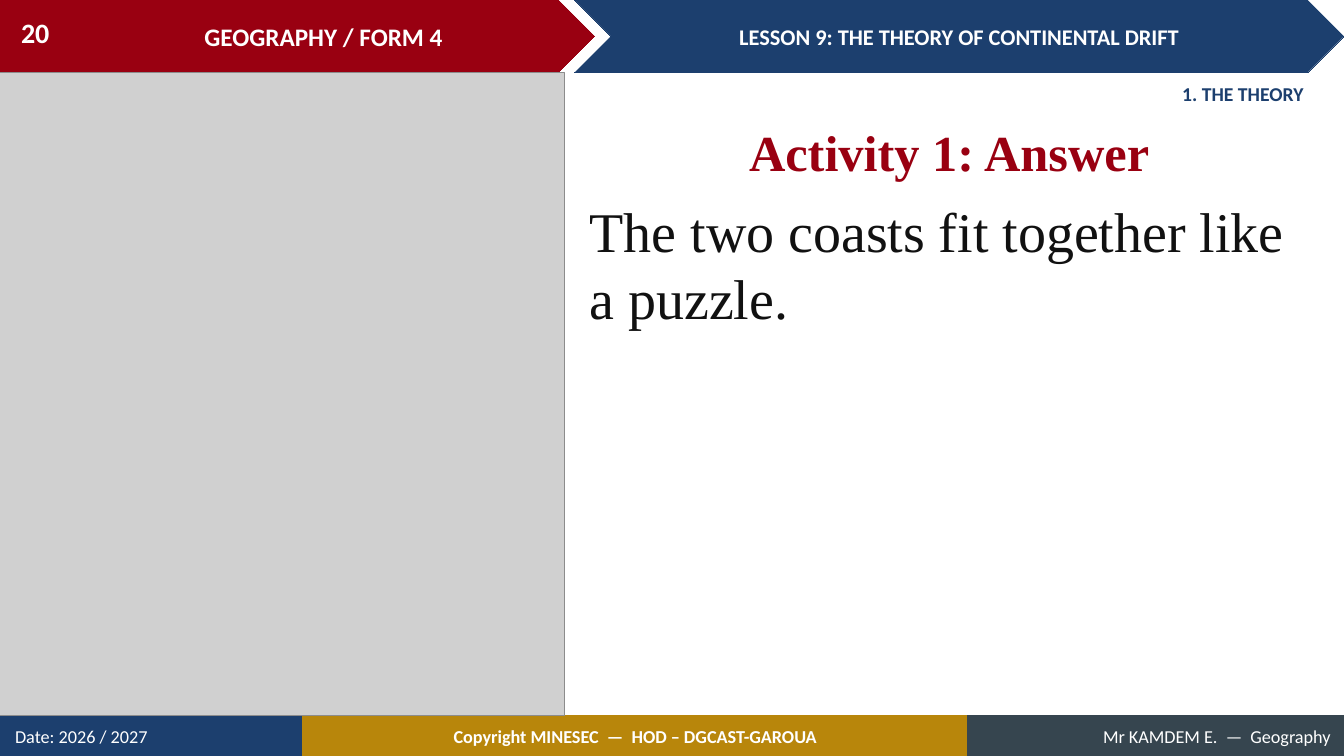
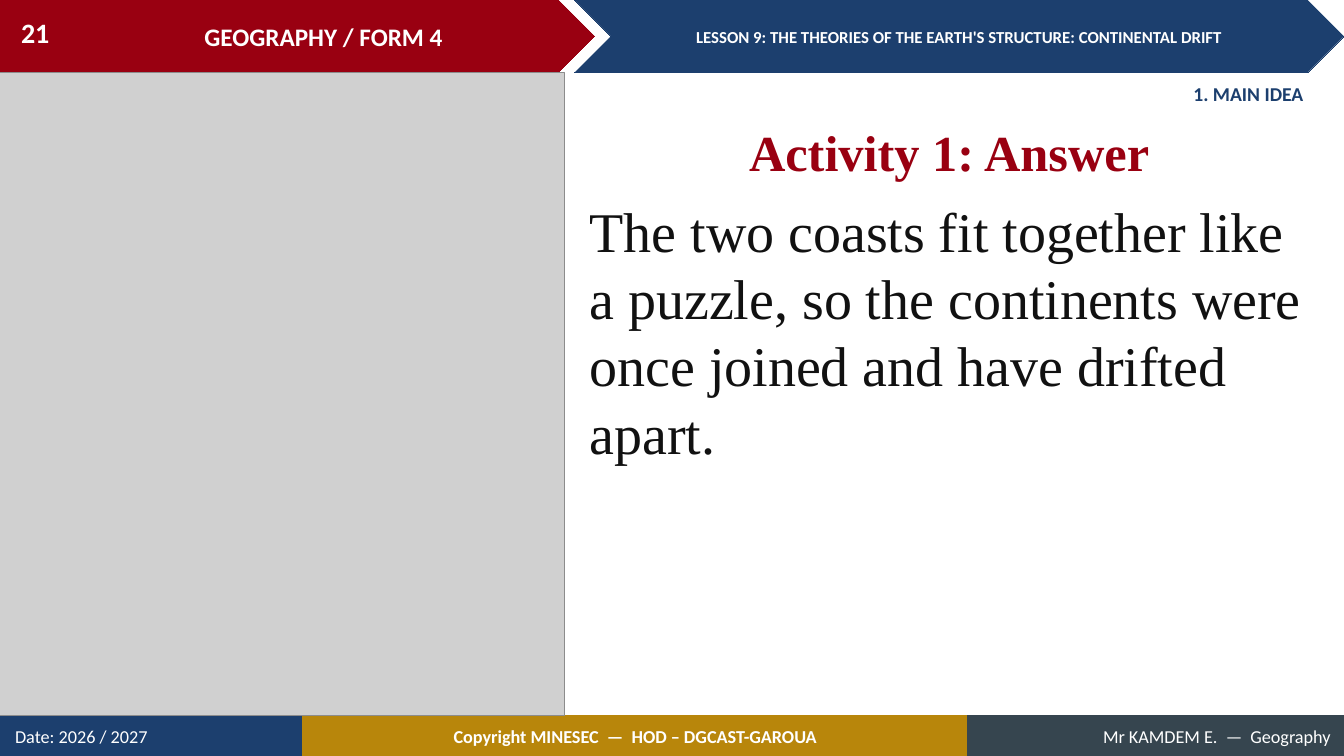
Before and after one commit to Berthautk/linea-github, a slide deck: slide 21 of lecons/F3/12_FORM4_LESSON09_Continental_Drift.pptx (slide 20 before the commit). Drawn at 1344x756 pixels with LibreOffice and Linux fonts; fonts in the diff are those of the drawing; grey boxes stand for pictures. Boxes give left, top, right and bottom in pixels: in the first picture for what was removed or moved away, otherwise in the second. Text is boxed around its words. In the diff, an @@ line names an element or a change of style, - is before the commit and + after.

```diff
--- a/lecons/F3/12_FORM4_LESSON09_Continental_Drift.pptx
+++ b/lecons/F3/12_FORM4_LESSON09_Continental_Drift.pptx
@@ page number at (21,24,49,43): text changed @@
-20
+21
@@ text in chevron at (696,31,1221,43): text changed; size 16 to 12 pt @@
-LESSON 9: THE THEORY OF CONTINENTAL DRIFT
+LESSON 9: THE THEORIES OF THE EARTH'S STRUCTURE: CONTINENTAL DRIFT
@@ text at (1193,88,1304,101): text changed @@
-1. THE THEORY
+1. MAIN IDEA
@@ text at (590,212,1301,464): text changed @@
-The two coasts fit together like a puzzle.
+The two coasts fit together like a puzzle, so the continents were once joined and have drifted apart.
```
Also in this commit, not shown: 42 other slides changed, 6 slides added, 2 slides removed, 15 other files.
